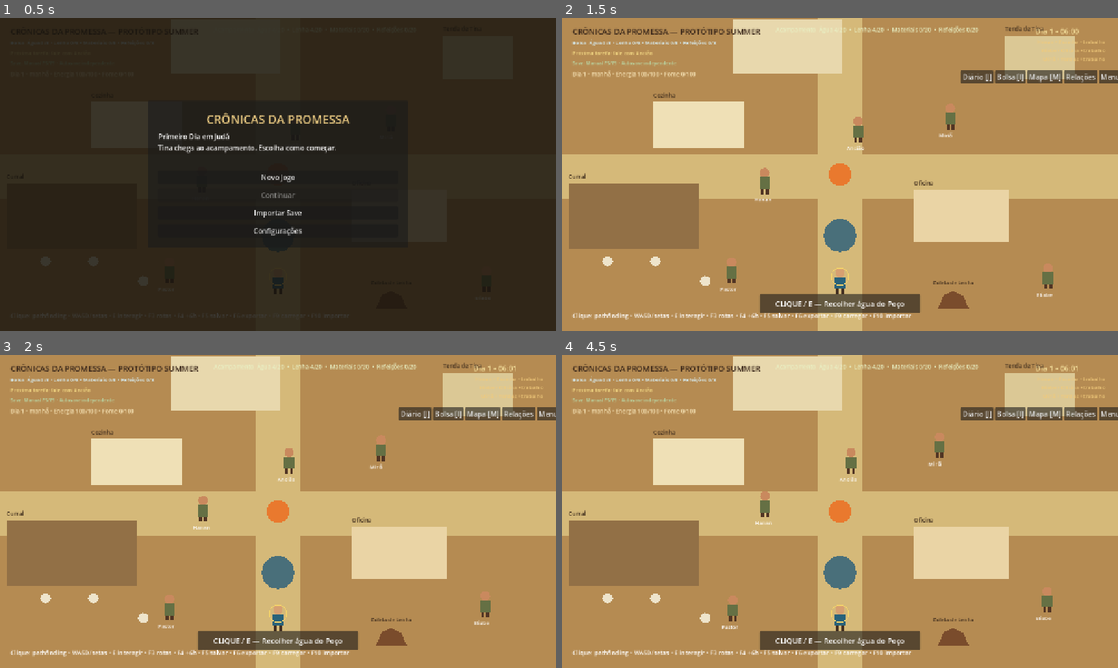
Above: before the commit, frames 1-4 (two rows, left to right).
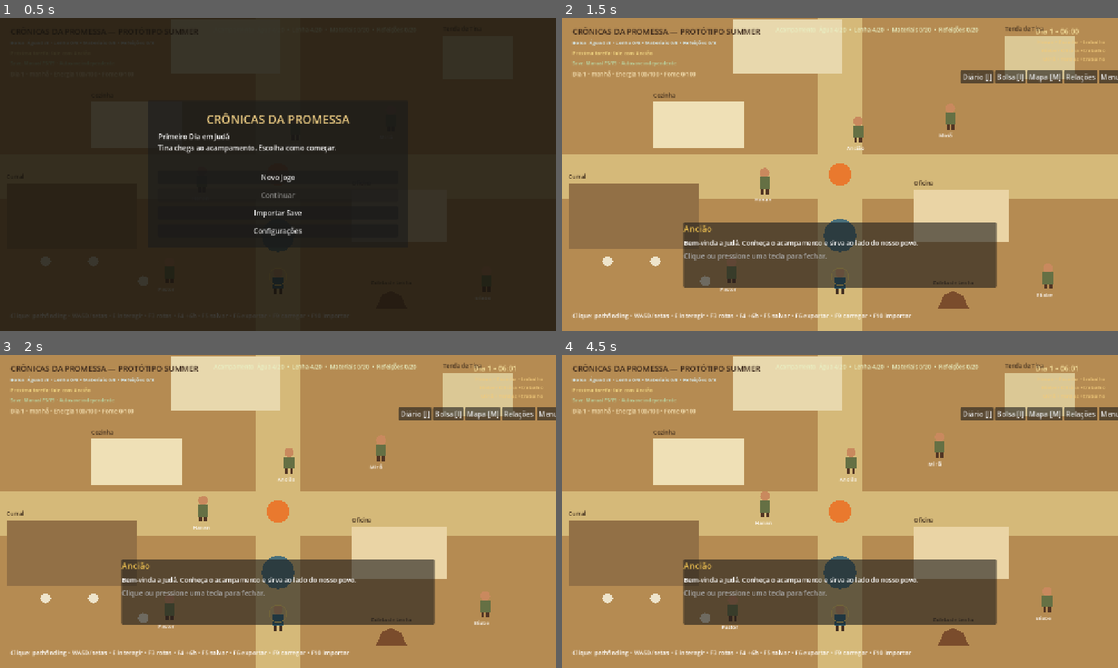
Above: after the commit, the same moments.

Repository: heitoribeiro/cronicas-da-promessa-web
Game: Godot game, scene res://scenes/main.tscn
Two runs of this game, one before a commit and one after it. Both use one fixed random seed, a clock stepped at 60 frames per second and the inputs below.
Inputs:
- Up to frame 1 (0.5 s): no input
- Up to frame 2 (1.5 s): click "Novo Jogo" at 0.5 s; click "Começar o dia" at 1.25 s
- Up to frame 3 (2 s): no input
- Up to frame 4 (4.5 s): click "Diário [J]" at 2 s; click "Ativas" at 2.75 s; click "Concluídas" at 3.5 s; click "Fechar" at 4.25 s

Frame 1 is identical in both runs. In frame 2, 13% of the frame differs, in the area x 21-79%, y 65-95%; in frame 3, 13%; in frame 4, 13%.

Commit message:
feat(m2): add data driven events and locations

Diff:
--- /dev/null
+++ b/summer-prototype/data/events/m1_events.json
@@ -0,0 +1,21 @@
+[
+  {"id":"m1_opening","once":true,"conditions":{"day":1},"actions":[
+    {"type":"set_flag","flag":"m1_opening_seen","value":true},
+    {"type":"dialogue","speaker":"Ancião","text":"Bem-vinda a Judá. Conheça o acampamento e sirva ao lado do nosso povo."}
+  ]},
+  {"id":"m1_first_service","once":true,"conditions":{"min_time":720,"max_time":1080},"actions":[
+    {"type":"set_flag","flag":"m1_service_seen","value":true},
+    {"type":"camera_focus","target":"service_center"},
+    {"type":"dialogue","speaker":"Serviço no Centro","text":"O centro reúne trabalho, conselho e cuidado comunitário."}
+  ]},
+  {"id":"m1_dusk_fire","once":true,"conditions":{"min_time":1080,"max_time":1260},"actions":[
+    {"type":"set_flag","flag":"m1_dusk_seen","value":true},
+    {"type":"camera_focus","target":"campfire"},
+    {"type":"dialogue","speaker":"Entardecer","text":"A fogueira chama as famílias enquanto o rebanho retorna ao curral."}
+  ]},
+  {"id":"m1_chapter_complete","once":true,"conditions":{"min_day":2},"actions":[
+    {"type":"set_flag","flag":"m1_complete","value":true},
+    {"type":"fade","duration":0.5},
+    {"type":"dialogue","speaker":"Um Novo Dia","text":"O primeiro capítulo terminou, mas a vida em Judá apenas começou."}
+  ]}
+]
--- /dev/null
+++ b/summer-prototype/data/locations/core_locations.json
@@ -0,0 +1,7 @@
+[
+  {"id":"camp","display_name":"Acampamento de Judá","scene":"res://scenes/main.tscn","map_position":[640,360],"exits":{"tent":"door_tent","kitchen":"door_kitchen","workshop":"door_workshop","council":"door_council"},"spawn_points":{"default":[640,595],"from_tent":[1100,185],"from_kitchen":[315,335],"from_workshop":[920,550],"from_council":[520,165]},"services":["well","wood_collection","corral","campfire"],"tags":["exterior","judah"]},
+  {"id":"tent","display_name":"Tenda de Tina","scene":"res://scenes/m1_tent.tscn","map_position":[1100,90],"exits":{"camp":"exit"},"spawn_points":{"entry":[640,560]},"services":["bed","chest"],"tags":["interior","home"]},
+  {"id":"kitchen","display_name":"Cozinha","scene":"res://scenes/m1_kitchen.tscn","map_position":[315,245],"exits":{"camp":"exit"},"spawn_points":{"entry":[640,560]},"services":["eat","inspect"],"tags":["interior","service"]},
+  {"id":"workshop","display_name":"Oficina","scene":"res://scenes/m1_workshop.tscn","map_position":[920,455],"exits":{"camp":"exit"},"spawn_points":{"entry":[640,560]},"services":["workbench"],"tags":["interior","service"]},
+  {"id":"council","display_name":"Tenda do Estandarte","scene":"res://scenes/m1_council.tscn","map_position":[520,65],"exits":{"camp":"exit"},"spawn_points":{"entry":[640,560]},"services":["council_table"],"tags":["interior","story"]}
+]
--- a/summer-prototype/scripts/content_database.gd
+++ b/summer-prototype/scripts/content_database.gd
@@ -132,6 +132,17 @@
 				_errors.append("quest '%s' possui objetivo inválido" % quest_id)
 			if String(objective.get("type", "")) in ["collect", "deliver", "use_item", "produce"] and not has("item", String(objective.get("target", ""))):
 				_errors.append("quest '%s' referencia item ausente '%s'" % [quest_id, objective.get("target", "")])
+	for location_id in ids("location"):
+		var location := get_location(location_id)
+		if String(location.get("scene", "")).is_empty() or not (location.get("spawn_points", {}) is Dictionary):
+			_errors.append("location '%s' possui scene/spawn_points inválidos" % location_id)
+	for event_id in ids("event"):
+		var event := get_definition("event", event_id)
+		if (event.get("actions", []) as Array).is_empty():
+			_errors.append("evento '%s' não possui ações" % event_id)
+		for action in event.get("actions", []):
+			if not String(action.get("type", "")) in ["dialogue", "move_player", "move_npc", "wait", "camera_focus", "give_item", "remove_item", "set_flag", "set_time", "set_location", "start_quest", "complete_objective", "fade", "play_animation"]:
+				_errors.append("evento '%s' possui ação inválida" % event_id)
 
 func has(category_id: String, content_id: String) -> bool:
 	return _records.has(category_id) and (_records[category_id] as Dictionary).has(content_id)
--- /dev/null
+++ b/summer-prototype/scripts/event_manager.gd
@@ -0,0 +1,56 @@
+extends Node
+class_name EventManager
+
+signal action_requested(action: Dictionary)
+signal event_triggered(event_id: String)
+
+const ACTION_TYPES: Array[String] = ["dialogue", "move_player", "move_npc", "wait", "camera_focus", "give_item", "remove_item", "set_flag", "set_time", "set_location", "start_quest", "complete_objective", "fade", "play_animation"]
+
+var content_db: Node
+var seen: Dictionary = {}
+
+func configure(database: Node) -> void:
+	content_db = database
+
+func new_game() -> void:
+	seen.clear()
+
+func can_trigger(event_id: String, context: Dictionary) -> bool:
+	var definition: Dictionary = content_db.get_definition("event", event_id)
+	if definition.is_empty() or (bool(definition.get("once", true)) and bool(seen.get(event_id, false))):
+		return false
+	var conditions: Dictionary = definition.get("conditions", {})
+	if conditions.has("day") and int(context.get("day", 1)) != int(conditions["day"]): return false
+	if conditions.has("min_day") and int(context.get("day", 1)) < int(conditions["min_day"]): return false
+	if conditions.has("min_time") and float(context.get("minutes", 0)) < float(conditions["min_time"]): return false
+	if conditions.has("max_time") and float(context.get("minutes", 0)) >= float(conditions["max_time"]): return false
+	if conditions.has("relationship_min") and int(context.get("relationship", 0)) < int(conditions["relationship_min"]): return false
+	if conditions.has("quests_completed"):
+		for quest_id in conditions["quests_completed"]:
+			if not bool(context.get("completed_quests", {}).get(String(quest_id), false)): return false
+	return true
+
+func trigger(event_id: String, context: Dictionary) -> bool:
+	if not can_trigger(event_id, context):
+		return false
+	var definition: Dictionary = content_db.get_definition("event", event_id)
+	seen[event_id] = true
+	print("[EVENT] ", event_id)
+	for value in definition.get("actions", []):
+		action_requested.emit(Dictionary(value).duplicate(true))
+	event_triggered.emit(event_id)
+	return true
+
+func action_types(event_id: String) -> Array[String]:
+	var result: Array[String] = []
+	for value in content_db.get_definition("event", event_id).get("actions", []):
+		result.append(String(value.get("type", "")))
+	return result
+
+func snapshot() -> Dictionary:
+	return {"events_seen": seen.duplicate(true)}
+
+func restore(data: Dictionary) -> bool:
+	if not (data.get("events_seen", {}) is Dictionary): return false
+	seen = Dictionary(data.get("events_seen", {})).duplicate(true)
+	return true
--- /dev/null
+++ b/summer-prototype/scripts/location_manager.gd
@@ -0,0 +1,38 @@
+extends Node
+class_name LocationManager
+
+var content_db: Node
+var current_location_id: String = "camp"
+
+func configure(database: Node) -> void:
+	content_db = database
+
+func has(location_id: String) -> bool:
+	return content_db.has("location", location_id)
+
+func definition(location_id: String) -> Dictionary:
+	return content_db.get_location(location_id)
+
+func enter(location_id: String) -> bool:
+	if not has(location_id):
+		return false
+	current_location_id = location_id
+	return true
+
+func scene_path(location_id: String) -> String:
+	return String(definition(location_id).get("scene", ""))
+
+func display_name(location_id: String) -> String:
+	return String(definition(location_id).get("display_name", location_id))
+
+func spawn_position(location_id: String, spawn_id: String = "default") -> Vector2:
+	var points: Dictionary = definition(location_id).get("spawn_points", {})
+	var value: Array = points.get(spawn_id, points.get("default", points.get("entry", [640, 560])))
+	return Vector2(float(value[0]), float(value[1]))
+
+func snapshot() -> Dictionary:
+	return {"current_location": current_location_id}
+
+func restore(data: Dictionary) -> bool:
+	var location_id := String(data.get("current_location", data.get("current_scene", "camp")))
+	return enter(location_id)
--- a/summer-prototype/scripts/main.gd
+++ b/summer-prototype/scripts/main.gd
@@ -11,11 +11,15 @@
 const NPCScheduleManagerScript = preload("res://scripts/npc_schedule_manager.gd")
 const RelationshipManagerScript = preload("res://scripts/relationship_manager.gd")
 const DialogueManagerScript = preload("res://scripts/dialogue_manager.gd")
+const LocationManagerScript = preload("res://scripts/location_manager.gd")
+const EventManagerScript = preload("res://scripts/event_manager.gd")
 
 var content_db: Node
 var schedule_manager: Node
 var relationship_manager: Node
 var dialogue_manager: Node
+var location_manager: Node
+var event_manager: Node
 var game_state: Node
 var inventory_manager: Node
 var quest_manager: Node
@@ -76,6 +80,8 @@
 var m2_quest_self_test_summary := "QUESTS: aguardando autoteste"
 var relationship_self_test_summary := "RELATIONSHIPS: aguardando autoteste"
 var dialogue_self_test_summary := "DIALOGUES: aguardando autoteste"
+var event_self_test_summary := "EVENTS: aguardando autoteste"
+var location_self_test_summary := "LOCATIONS: aguardando autoteste"
 var clock_label: Label
 var routine_label: Label
 var resource_label: Label
@@ -174,6 +180,16 @@
 	add_child(dialogue_manager)
 	dialogue_manager.configure(content_db)
 	_run_relationship_dialogue_self_tests()
+	location_manager = LocationManagerScript.new()
+	location_manager.name = "LocationManager"
+	add_child(location_manager)
+	location_manager.configure(content_db)
+	event_manager = EventManagerScript.new()
+	event_manager.name = "EventManager"
+	add_child(event_manager)
+	event_manager.configure(content_db)
+	event_manager.action_requested.connect(_on_event_action_requested)
+	_run_event_location_self_tests()
 	save_manager = SaveManagerScript.new()
 	save_manager.name = "SaveManager"
 	add_child(save_manager)
@@ -328,6 +344,63 @@
 	dialogue_self_test_summary = "DIALOGUES %d/%d" % [dialogue_passed, dialogue_checks.size()]
 	print("[M2TEST] ", dialogue_self_test_summary)
 
+func _run_event_location_self_tests() -> void:
+	var location_checks: Array[bool] = [
+		content_db.count("location") == 5,
+		location_manager.has("camp"),
+		location_manager.has("tent"),
+		location_manager.scene_path("kitchen") == "res://scenes/m1_kitchen.tscn",
+		location_manager.display_name("workshop") == "Oficina",
+		location_manager.spawn_position("camp", "from_tent") == Vector2(1100, 185),
+		location_manager.enter("council"),
+		not location_manager.enter("missing")
+	]
+	location_manager.enter("camp")
+	var location_passed := 0
+	for check in location_checks:
+		if check: location_passed += 1
+	location_self_test_summary = "LOCATIONS %d/%d" % [location_passed, location_checks.size()]
+	print("[M2TEST] ", location_self_test_summary)
+	var event_checks: Array[bool] = [
+		content_db.count("event") == 4,
+		event_manager.can_trigger("m1_opening", {"day":1}),
+		not event_manager.can_trigger("m1_opening", {"day":2}),
+		event_manager.can_trigger("m1_first_service", {"minutes":720}),
+		not event_manager.can_trigger("m1_first_service", {"minutes":1100}),
+		event_manager.action_types("m1_opening").has("dialogue"),
+		event_manager.action_types("m1_dusk_fire").has("camera_focus"),
+		event_manager.action_types("m1_chapter_complete").has("fade")
+	]
+	var event_passed := 0
+	for check in event_checks:
+		if check: event_passed += 1
+	event_self_test_summary = "EVENTS %d/%d" % [event_passed, event_checks.size()]
+	print("[M2TEST] ", event_self_test_summary)
+
+func _on_event_action_requested(action: Dictionary) -> void:
+	match String(action.get("type", "")):
+		"set_flag":
+			game_state.tutorial_flags[String(action.get("flag", ""))] = action.get("value", true)
+		"dialogue":
+			if game_started and dialogue_panel != null:
+				_show_system_dialogue(String(action.get("speaker", "Evento")), String(action.get("text", "")))
+		"set_time":
+			game_state.minutes = float(action.get("minutes", game_state.minutes))
+			game_minutes = game_state.minutes
+		"set_location":
+			_change_scene(String(action.get("location", "camp")))
+		"give_item":
+			inventory_manager.add_bag(String(action.get("item", "")), int(action.get("amount", 1)))
+		"remove_item":
+			var item_id := String(action.get("item", ""))
+			inventory_manager.bag[item_id] = maxi(0, int(inventory_manager.bag.get(item_id, 0)) - int(action.get("amount", 1)))
+		"start_quest":
+			quest_manager.start_for(String(action.get("giver", "")), game_state.day, game_minutes)
+		"complete_objective":
+			quest_manager.record_event(String(action.get("objective_type", "interact")), String(action.get("target", "")), int(action.get("amount", 1)), game_minutes)
+		_:
+			print("[EVENTACTION] ", action.get("type", ""), " • ", action)
+
 func _process(delta: float) -> void:
 	if not game_started or menu_paused:
 		return
@@ -453,6 +526,8 @@
 	game_state.new_game()
 	inventory_manager.new_game()
 	quest_manager.new_game()
+	relationship_manager.new_game()
+	event_manager.new_game()
 	game_minutes = game_state.minutes
 	active_quest_id = ""
 	completed_quest_ids = quest_manager.completed
@@ -470,6 +545,7 @@
 	game_started = true
 	_set_game_paused(true)
 	ui_overlay.show_briefing()
+	event_manager.trigger("m1_opening", {"day": game_state.day, "minutes": game_minutes})
 	print("[M1] Novo Jogo • Dia 1 • 06:00")
 
 func _on_ui_action(action: String) -> void:
@@ -509,7 +585,7 @@
 			ui_overlay.show_inventory(inventory_manager.bag, inventory_manager.chest, chest_open)
 		"map":
 			_set_game_paused(true)
-			ui_overlay.show_map(game_state.scene_id)
+			ui_overlay.show_map(location_manager.display_name(game_state.scene_id))
 		"relationships":
 			_set_game_paused(true)
 			var lines: Array[String] = []
@@ -1701,6 +1777,7 @@
 		"workbench": _show_system_dialogue("Oficina", "Ferramentas e materiais prontos para o trabalho de Eliabe.")
 		"table":
 			quest_manager.record_event("visit", "service_center", 1, game_minutes)
+			event_manager.trigger("m1_first_service", {"day":game_state.day, "minutes":game_minutes})
 			_show_system_dialogue("Mesa do Conselho", "O serviço do centro foi registrado. %s" % _quest_progress_text())
 
 func _talk_to_npc(npc_name: String) -> void:
@@ -1721,6 +1798,7 @@
 	dialogue_text.text = "%s\n\n%s" % [context_text, quest_text] if not context_text.is_empty() else quest_text
 	if not game_state.chapter_complete and bool(quest_manager.completed.get("new_day", false)):
 		game_state.chapter_complete = true
+		event_manager.trigger("m1_chapter_complete", {"day":game_state.day, "minutes":game_minutes})
 		_save_game("chapter_complete", AUTOSAVE_PATH)
 		_close_dialogue()
 		_set_game_paused(true)
@@ -1729,7 +1807,7 @@
 	_update_resource_ui()
 
 func _change_scene(scene_id: String, move_player: bool = true) -> void:
-	if not scene_id in ["camp", "tent", "kitchen", "workshop", "council"]:
+	if not location_manager.has(scene_id):
 		return
 	var previous_scene: String = game_state.scene_id
 	if player != null:
@@ -1738,6 +1816,7 @@
 		interior_root.queue_free()
 		interior_root = null
 	game_state.scene_id = scene_id
+	location_manager.enter(scene_id)
 	for npc_name in interior_npc_positions.keys():
 		if registered_npcs.has(npc_name):
 			(registered_npcs[npc_name] as PrototypeNPC).global_position = interior_npc_positions[npc_name]
@@ -1752,10 +1831,10 @@
 		(npc as PrototypeNPC).paused = scene_id != "camp" or menu_paused
 	if scene_id == "camp":
 		if move_player and player != null:
-			player.global_position = {"tent": Vector2(1100, 185), "kitchen": Vector2(315, 335), "workshop": Vector2(920, 550), "council": Vector2(520, 165)}.get(String(game_state.tutorial_flags.get("last_interior", "tent")), Vector2(640, 595))
+			player.global_position = location_manager.spawn_position("camp", "from_%s" % String(game_state.tutorial_flags.get("last_interior", "tent")))
 	else:
 		if move_player: game_state.tutorial_flags["last_interior"] = scene_id
-		interior_root = load(INTERIOR_SCENES[scene_id]).instantiate()
+		interior_root = load(location_manager.scene_path(scene_id)).instantiate()
 		add_child(interior_root)
 		_build_interior(scene_id)
 		var present_name := ""
@@ -1770,7 +1849,7 @@
 			present_npc.collision_layer = 4
 			present_npc.paused = true
 		if move_player and player != null:
-			player.global_position = Vector2(640, 560)
+			player.global_position = location_manager.spawn_position(scene_id, "entry")
 		if move_player and scene_id == "tent" and quest_manager.active_id == "":
 			var next_quest_id: String = quest_manager.next_available(game_state.day, game_minutes)
 			if next_quest_id != "" and String(quest_manager.definition(next_quest_id).get("giver", "")) == "Tenda":
